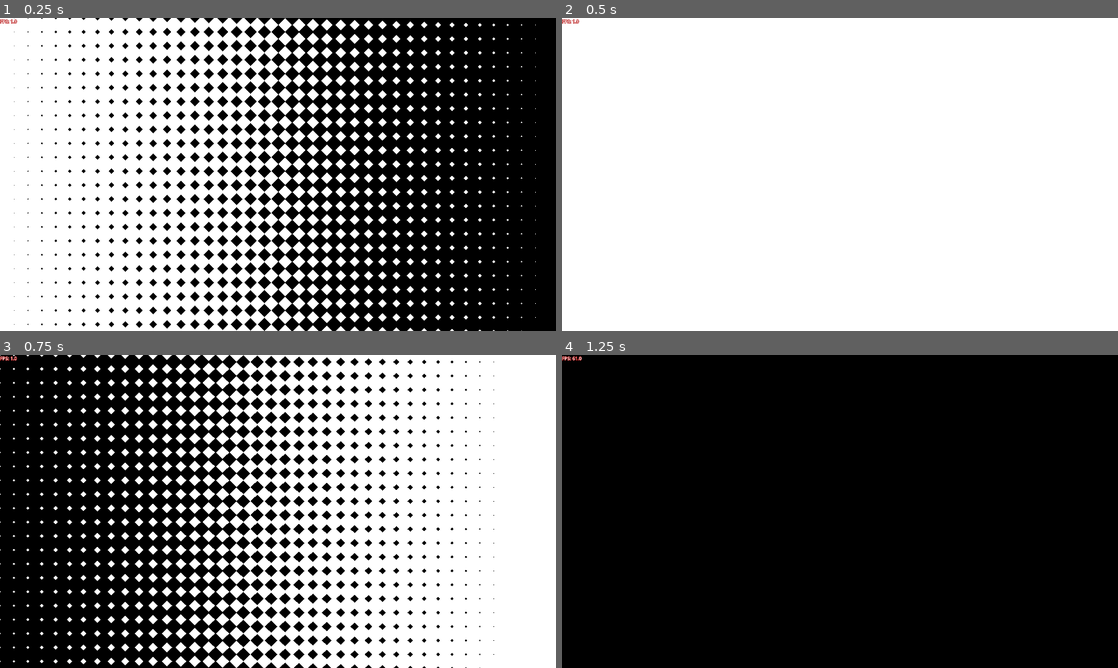
Above: before the commit, frames 1-4 (two rows, left to right).
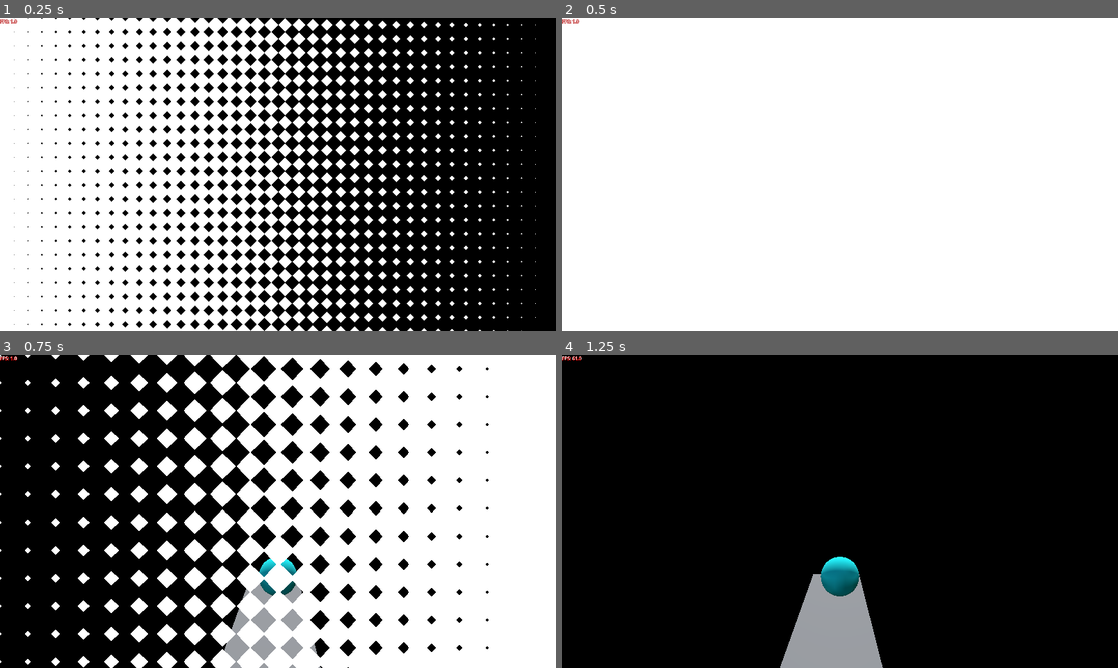
Above: after the commit, the same moments.

Repository: Cami-Cat/Dink-2026
Game: Godot game, scene res://Scenes/Core/GameCore/game_core.tscn
The game is run twice, just before and just after one commit, with the same random seed, the same clock (stepped at 60 frames per second) and the same inputs.
Inputs (mouse positions are in pixels of both pictures, inside the frame that each line leads up to):
- Up to frame 1 (0.25 s): no input
- Up to frame 2 (0.5 s): no input
- Up to frame 3 (0.75 s): move the mouse to (400, 495) at 0.52 s; click (400, 495) at 0.6 s
- Up to frame 4 (1.25 s): no input

Frames 1-2 are identical in both runs. In frame 3, 26% of the frame differs, in the area x 0-89%, y 0-100%; in frame 4, 4.3%.

Commit message:
Add player drag and shoot

Diff:
--- a/Scenes/BaseScene/scene_base.tscn
+++ b/Scenes/BaseScene/scene_base.tscn
@@ -1,15 +1,15 @@
-[gd_scene load_steps=3 format=3 uid="uid://12ypgldiby12"]
+[gd_scene format=3 uid="uid://12ypgldiby12"]
 
 [ext_resource type="Script" uid="uid://b3unslx74mc8u" path="res://Scripts/Scene Management/scene_base.gd" id="1_a4ylb"]
 [ext_resource type="Script" uid="uid://djivrtbh6jgne" path="res://Scripts/Class/Utility/auto_layer.gd" id="2_ht37y"]
 
-[node name="SceneBase" type="Node"]
+[node name="SceneBase" type="Node" unique_id=2096516370]
 script = ExtResource("1_a4ylb")
 
-[node name="UpperSceneCanvas" type="CanvasLayer" parent="."]
+[node name="UpperSceneCanvas" type="CanvasLayer" parent="." unique_id=1342938934]
 script = ExtResource("2_ht37y")
 _layer = 3
 
-[node name="LowerSceneCanvas" type="CanvasLayer" parent="UpperSceneCanvas"]
+[node name="LowerSceneCanvas" type="CanvasLayer" parent="UpperSceneCanvas" unique_id=2090696580]
 script = ExtResource("2_ht37y")
 _layer = 4
--- a/Scenes/BaseScene/scene_base_3d.tscn
+++ b/Scenes/BaseScene/scene_base_3d.tscn
@@ -1,21 +1,46 @@
-[gd_scene load_steps=4 format=3 uid="uid://doij72a0ut3nk"]
+[gd_scene format=3 uid="uid://doij72a0ut3nk"]
 
 [ext_resource type="Script" uid="uid://8x0m53kjcw14" path="res://Scripts/Scene Management/scene_base_3d.gd" id="2_01f7x"]
 [ext_resource type="Script" uid="uid://5bngowlite7i" path="res://Scripts/Scene Management/world_origin.gd" id="2_ae3c4"]
 [ext_resource type="Script" uid="uid://djivrtbh6jgne" path="res://Scripts/Class/Utility/auto_layer.gd" id="3_rlg4h"]
+[ext_resource type="PackedScene" uid="uid://pq2w1b0i2cjw" path="res://Scenes/Pawn/character_controller.tscn" id="4_gdcde"]
 
-[node name="scene_base_3d" type="Node3D"]
+[sub_resource type="BoxMesh" id="BoxMesh_amx8r"]
+size = Vector3(3.0513306, 1, 12.545166)
+
+[sub_resource type="ProceduralSkyMaterial" id="ProceduralSkyMaterial_ew1vx"]
+
+[sub_resource type="Sky" id="Sky_cjt8b"]
+sky_material = SubResource("ProceduralSkyMaterial_ew1vx")
+
+[sub_resource type="Environment" id="Environment_amx8r"]
+background_mode = 2
+sky = SubResource("Sky_cjt8b")
+
+[node name="scene_base_3d" type="Node3D" unique_id=1135517044]
 script = ExtResource("2_01f7x")
 
-[node name="World Origin" type="Node3D" parent="."]
+[node name="World Origin" type="Node3D" parent="." unique_id=1793727043]
 script = ExtResource("2_ae3c4")
 
-[node name="Main Camera" type="Camera3D" parent="." groups=["MainCamera"]]
+[node name="Main Camera" type="Camera3D" parent="." unique_id=2061059013 groups=["MainCamera"]]
 
-[node name="UpperSceneCanvas" type="CanvasLayer" parent="."]
+[node name="UpperSceneCanvas" type="CanvasLayer" parent="." unique_id=1367143488]
 script = ExtResource("3_rlg4h")
 _layer = 3
 
-[node name="LowerSceneCanvas" type="CanvasLayer" parent="UpperSceneCanvas"]
+[node name="LowerSceneCanvas" type="CanvasLayer" parent="UpperSceneCanvas" unique_id=1829943563]
 script = ExtResource("3_rlg4h")
 _layer = 4
+
+[node name="MeshInstance3D" type="MeshInstance3D" parent="." unique_id=471341396]
+transform = Transform3D(1, 0, 0, 0, 1, 0, 0, 0, 1, -0.2579651, -3.4722936, -1.9703269)
+mesh = SubResource("BoxMesh_amx8r")
+
+[node name="WorldEnvironment" type="WorldEnvironment" parent="." unique_id=333920919]
+environment = SubResource("Environment_amx8r")
+
+[node name="DirectionalLight3D" type="DirectionalLight3D" parent="." unique_id=1639979146]
+transform = Transform3D(1, 0, 0, 0, -0.5743929, 0.81857973, 0, -0.81857973, -0.5743929, 0, 0, 0)
+
+[node name="Character Controller" parent="." unique_id=727937802 instance=ExtResource("4_gdcde")]
--- /dev/null
+++ b/Scenes/Pawn/character_controller.tscn
@@ -0,0 +1,26 @@
+[gd_scene format=3 uid="uid://pq2w1b0i2cjw"]
+
+[ext_resource type="Script" uid="uid://b086vgqscpucv" path="res://Scripts/Class/Character/Character_Controller.gd" id="1_ob863"]
+
+[sub_resource type="StandardMaterial3D" id="StandardMaterial3D_gdcde"]
+albedo_color = Color(0, 1, 1, 1)
+
+[sub_resource type="SphereMesh" id="SphereMesh_amx8r"]
+
+[sub_resource type="SphereShape3D" id="SphereShape3D_ew1vx"]
+radius = 0.50689435
+
+[node name="Character Body" type="RigidBody3D" unique_id=33539319]
+script = ExtResource("1_ob863")
+
+[node name="Character Mesh" type="MeshInstance3D" parent="." unique_id=1456666564]
+material_override = SubResource("StandardMaterial3D_gdcde")
+mesh = SubResource("SphereMesh_amx8r")
+skeleton = NodePath("")
+
+[node name="CollisionShape3D" type="CollisionShape3D" parent="." unique_id=601635704]
+shape = SubResource("SphereShape3D_ew1vx")
+
+[node name="Camera3D" type="Camera3D" parent="." unique_id=372292538]
+transform = Transform3D(1, 0, 0, 0, 0.9984159, 0.05626537, 0, -0.05626537, 0.9984159, 0, 2.0156107, 5.325049)
+current = true
--- /dev/null
+++ b/Scripts/Class/Character/Character_Controller.gd
@@ -0,0 +1,60 @@
+class_name CharacterController extends RigidBody3D
+
+var can_drag : bool = true
+var dragging : bool = false
+var click_position : Vector2
+var click_power : float = 0.0 :
+	set(a):
+		click_power = a
+		click_power_updated.emit(click_power)
+var max_click_power : float = 1.0
+var min_click_power : float = 0.05
+var shoot_power : float = 30.0
+var distance_for_max_power : float = 450
+var shoot_direction : Vector3
+
+signal player_died()
+signal input_released()
+signal click_power_updated(to : float)
+signal clicked_at(_position : float)
+signal released_at(_position : float)
+
+func _ready() -> void:
+	freeze = true
+	connect_signals()
+
+func connect_signals() -> void:
+	click_power_updated.connect(_print_click_power)
+	input_released.connect(shoot_player)
+	return
+
+func _print_click_power(_click_power : float) -> void:
+	print("Click power: %s" % [_click_power])
+	return
+
+func shoot_player() -> void:
+	if click_power < min_click_power:
+		can_drag = true
+		return
+	freeze = false
+	apply_impulse(shoot_direction * (shoot_power * click_power), position)
+	print("Player Launched")
+	return
+
+func _input(event: InputEvent) -> void:
+	if Input.is_action_just_pressed("Click"):
+		if !can_drag : return
+		if dragging : return
+		dragging = true
+		click_position = get_viewport().get_mouse_position()
+		return
+	if Input.is_action_just_released("Click"):
+		dragging = false
+		can_drag = false
+		input_released.emit()
+	if event is InputEventMouseMotion:
+		if !dragging: return
+		var current_pos : Vector2 = event.position
+		var distance = click_position - current_pos
+		click_power = clampf((distance.length() / distance_for_max_power), 0.0, 1.0)
+		shoot_direction = Vector3(distance.normalized().x, 0.0, distance.normalized().y)
--- a/Scripts/Class/Managers/Core/scene_manager.gd
+++ b/Scripts/Class/Managers/Core/scene_manager.gd
@@ -4,7 +4,7 @@
 signal scene_opened()
 signal game_ready()
 
-const DEFAULT_SCENE:PackedScene = preload("res://Scenes/BaseScene/scene_base.tscn")
+const DEFAULT_SCENE:PackedScene = preload("res://Scenes/BaseScene/scene_base_3d.tscn")
 var current_scene:SceneBase
 
 @onready var primary_canvas_layer_node: CanvasLayer = $PrimaryCanvasLayerNode
--- a/project.godot
+++ b/project.godot
@@ -47,9 +47,14 @@
 
 [input]
 
-Roll={
+Jump={
 "deadzone": 0.2,
 "events": [Object(InputEventKey,"resource_local_to_scene":false,"resource_name":"","device":-1,"window_id":0,"alt_press …(191 unchanged characters)…
+]
+}
+Click={
+"deadzone": 0.2,
+"events": [Object(InputEventMouseButton,"resource_local_to_scene":false,"resource_name":"","device":-1,"window_id":0,"alt_pressed":false,"shift_pressed":false,"ctrl_pressed":false,"meta_pressed":false,"button_mask":0,"position":Vector2(0, 0),"global_position":Vector2(0, 0),"factor":1.0,"button_index":1,"canceled":false,"pressed":false,"double_click":false,"script":null)
 ]
 }
 
Not shown, added: Scripts/Class/Character/Character_Controller.gd.uid
